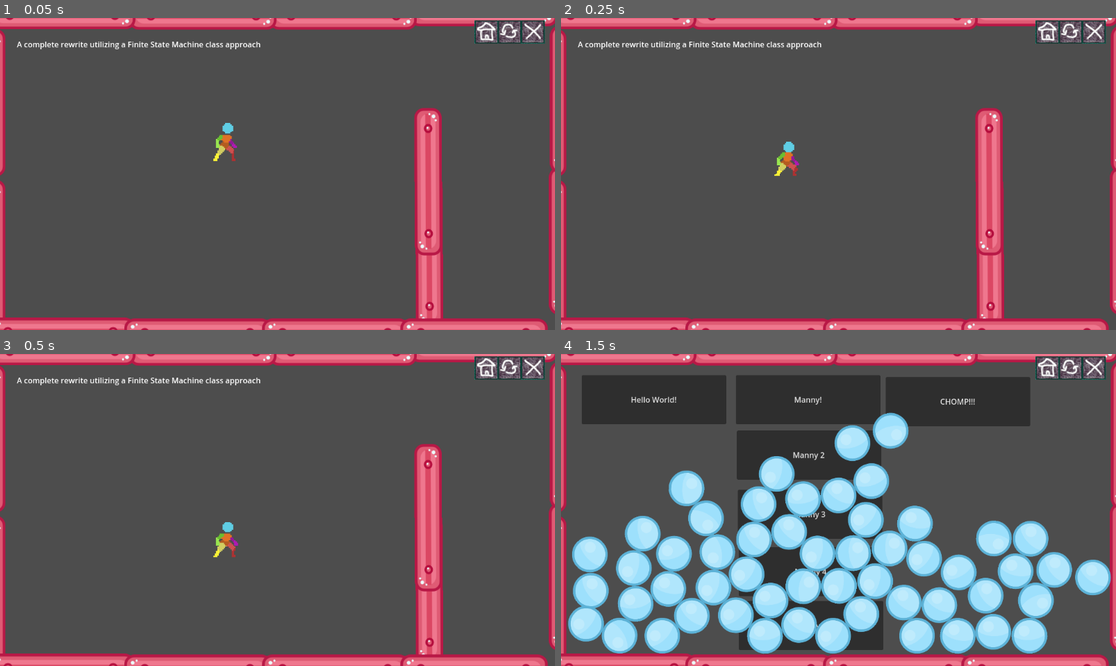
Above: before the commit, frames 1-4 (two rows, left to right).
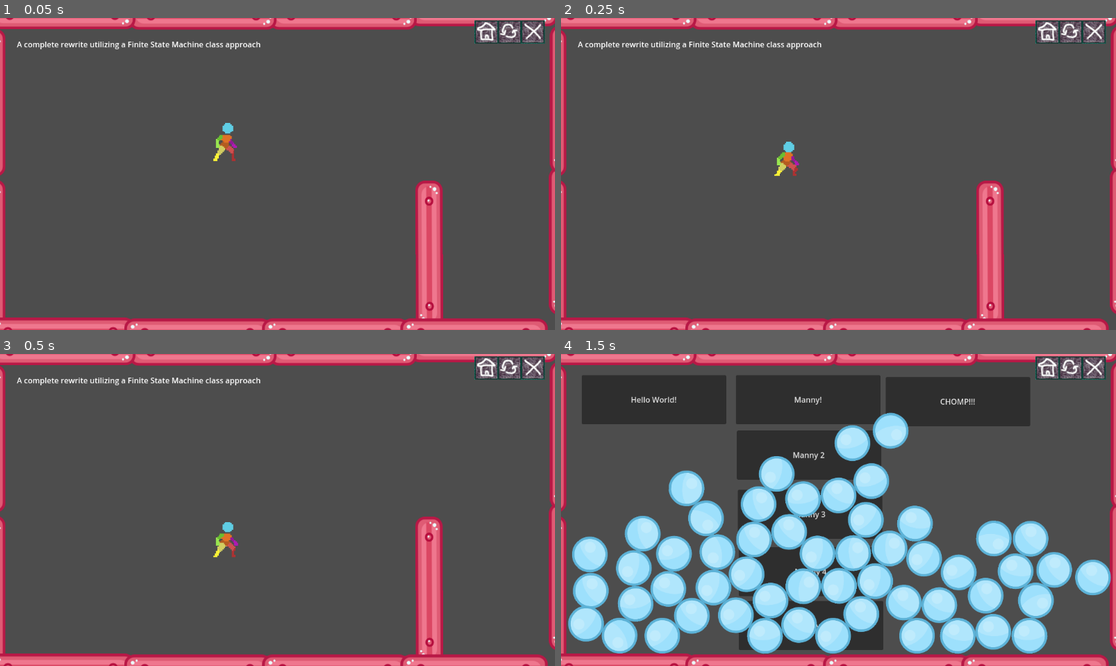
Above: after the commit, the same moments.

Repository: StevenPartridge/godot-learning
Game: Godot game, scene res://Manny5/MannysWorld5.tscn
The game is run twice, just before and just after one commit, with the same random seed, the same clock (stepped at 60 frames per second) and the same inputs. This scene is started directly instead of the project's main scene.
Inputs (mouse positions are in pixels of both pictures, inside the frame that each line leads up to):
- Up to frame 1 (0.05 s): no input
- Up to frame 2 (0.25 s): no input
- Up to frame 3 (0.5 s): no input
- Up to frame 4 (1.5 s): click (1049, 366) at 0.5 s; move the mouse to (960, 494) at 1.27 s; hold Right (MoveRight) from 1.28 s (still down); hold S (Crouch) from 1.28 s (still down)

The runs differ from the first frame. In frame 1, 1.5% of the frame differs, in the area x 74-80%, y 28-77%; in frame 2, 1.5%; in frame 3, 1.5%; in frame 4, nothing differs.

Commit message:
Adds wall land state

Diff:
--- a/src/Manny5/Manny5.gd
+++ b/src/Manny5/Manny5.gd
@@ -10,12 +10,13 @@
 @onready var state_walk = $FiniteStateMachine/StateWalk
 @onready var state_jump = $FiniteStateMachine/StateJump
 @onready var state_double_jump = $FiniteStateMachine/StateDoubleJump
+@onready var wall_land = $FiniteStateMachine/WallLand
 
 @export var WALL_JUMP_DELAY = 0.5
 @export var DOUBLE_JUMP_DELAY = 0.2
 @export var SPEED = 200.0
 @export var SPEED_SPRINT = 500.0
-@export var JUMP_VELOCITY = -500.0
+@export var JUMP_VELOCITY = -600.0
 @export var DECELERATION = 0.08
 @export var GRAVITY = ProjectSettings.get_setting("physics/2d/default_gravity") as float
 
@@ -53,9 +54,13 @@
 	if is_jumping:
 		input_delay_until = current_time + DELAY_JUMP
 		fsm.change_state(state_jump)
-	elif is_double_jumping:
+	elif !is_on_wall() and is_double_jumping:
 		input_delay_until = current_time + DELAY_JUMP
 		fsm.change_state(state_double_jump)
+	elif !is_on_floor() and is_on_wall():
+		fsm.change_state(wall_land)
+	elif can_double_jump and is_on_wall():
+		fsm.change_state(wall_land) # todo wall_jump
 	elif is_on_floor():
 		reset_jump_states()
 		if is_moving:
--- a/src/Manny5/Manny5.tscn
+++ b/src/Manny5/Manny5.tscn
@@ -24,6 +24,7 @@
 [ext_resource type="Script" path="res://Manny5/States/StateWalk.gd" id="22_8p14w"]
 [ext_resource type="Script" path="res://Manny5/States/StateJump.gd" id="23_dj8n1"]
 [ext_resource type="Script" path="res://Manny5/States/StateDoubleJump.gd" id="24_07j5p"]
+[ext_resource type="Script" path="res://Manny5/States/StateWallLand.gd" id="25_1jqnf"]
 
 [sub_resource type="AtlasTexture" id="AtlasTexture_1nxw2"]
 atlas = ExtResource("2_v3h44")
@@ -1238,3 +1239,8 @@
 script = ExtResource("24_07j5p")
 animator = NodePath("../../AnimatedSprite2D")
 manny = NodePath("../..")
+
+[node name="WallLand" type="Node" parent="FiniteStateMachine" node_paths=PackedStringArray("animator", "manny")]
+script = ExtResource("25_1jqnf")
+animator = NodePath("../../AnimatedSprite2D")
+manny = NodePath("../..")
--- a/src/Manny5/MannysWorld5.tscn
+++ b/src/Manny5/MannysWorld5.tscn
@@ -19,9 +19,5 @@
 position = Vector2(891, 491)
 rotation = -1.57629
 
-[node name="Wall3" parent="." instance=ExtResource("3_2y4g8")]
-position = Vector2(889, 340)
-rotation = -1.57629
-
 [node name="Manny5" parent="." instance=ExtResource("3_ie7oo")]
 position = Vector2(470, 252)
--- /dev/null
+++ b/src/Manny5/States/StateWallLand.gd
@@ -0,0 +1,23 @@
+class_name WallLand
+extends State
+
+@export var animator: AnimatedSprite2D
+@export var manny: Manny
+
+func _ready():
+	set_physics_process(false)
+
+func _enter_state() -> void:
+	set_physics_process(true)
+
+func _exit_state() -> void:
+	set_physics_process(false)
+
+func _physics_process(_delta):
+	if manny.is_on_floor():
+		return
+	elif manny.is_on_wall():
+		animator.play("WallLand")
+		manny.velocity.x = 0
+
+	manny.move_and_slide()
Not shown: 1 places in src/Manny5/Manny5.tscn that only renumber resources
